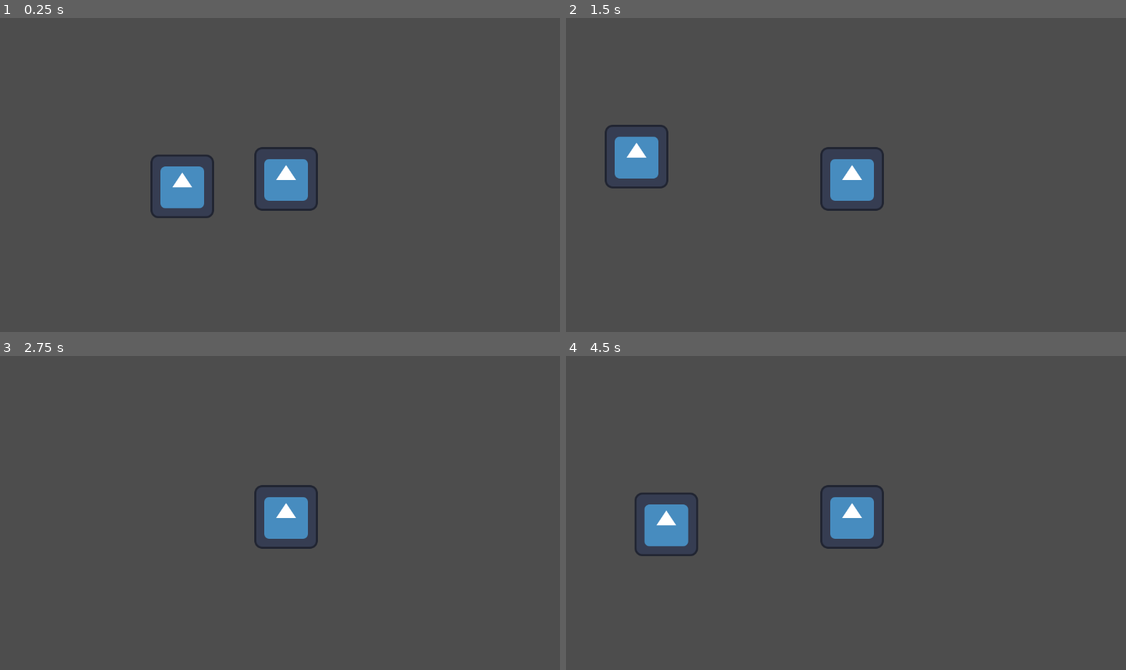
Above: before the commit, frames 1-4 (two rows, left to right).
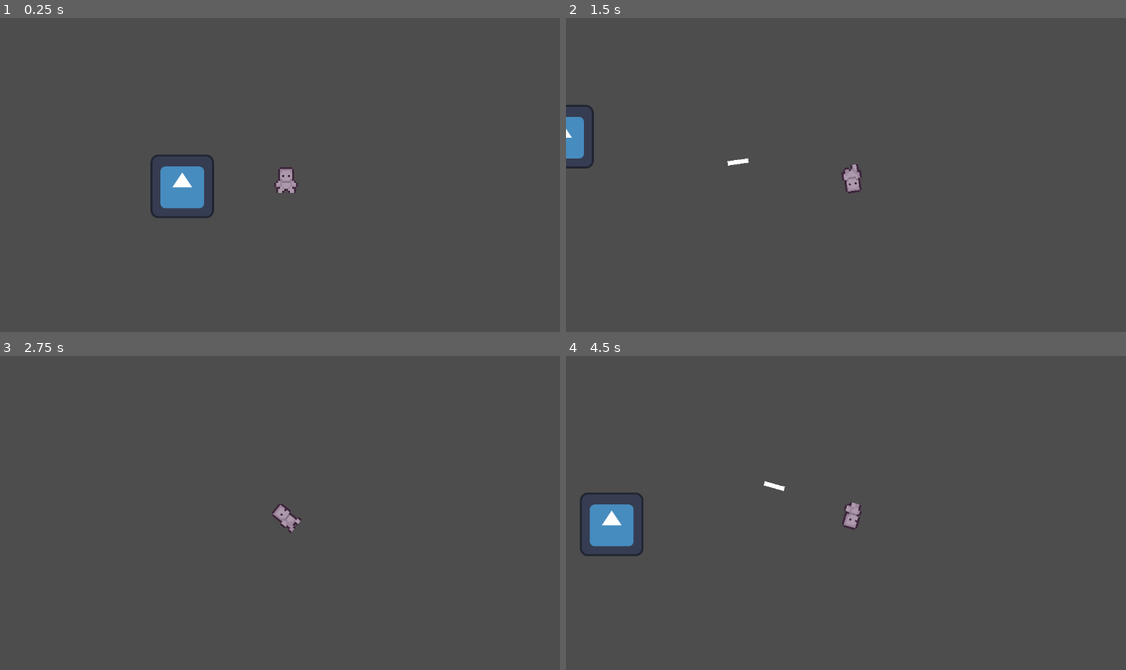
Above: after the commit, the same moments.

Repository: Ron-Sungcang/GameJam-2-2026
Game: Godot game, scene res://scenes/main.tscn
The game is run twice, just before and just after one commit, with the same random seed, the same clock (stepped at 60 frames per second) and the same inputs. The engine's default icon, where the game draws it, is replaced by a stand-in: a white triangle on a blue panel in a dark square.
Inputs (mouse positions are in pixels of both pictures, inside the frame that each line leads up to):
- Up to frame 1 (0.25 s): no input
- Up to frame 2 (1.5 s): tap Enter at 0.5 s; move the mouse to (980, 162) at 0.52 s; hold D (right) 0.53-1.28 s; tap Space (fire, bound only after the commit) at 0.6, 1.35 s; move the mouse to (739, 193) at 1.27 s; hold S (down) from 1.28 s (still down)
- Up to frame 3 (2.75 s): move the mouse to (341, 447) at 2.02 s; release S (down) at 2.03 s; hold D (right) from 2.03 s (still down); tap Space (fire, bound only after the commit) at 2.1 s
- Up to frame 4 (4.5 s): move the mouse to (823, 582) at 2.77 s; release D (right) at 2.78 s; hold W (up) 2.78-3.53 s; tap Space (fire, bound only after the commit) at 2.85, 3.5, 3.6, 4.35 s; move the mouse to (1025, 566) at 3.52 s; hold A (left) from 3.53 s (still down); move the mouse to (678, 469) at 4.27 s

The runs differ from the first frame. In frame 1, 1.3% of the frame differs, in the area x 45-57%, y 41-62%; in frame 2, 3.3%; in frame 3, 1.3%; in frame 4, 4.0%, in the area x 2-57%, y 39-64%.

Commit message:
Added prototype animations, and added a shooting mechanic

Diff:
--- a/project.godot
+++ b/project.godot
@@ -45,3 +45,13 @@
 , Object(InputEventKey,"resource_local_to_scene":false,"resource_name":"","device":-1,"window_id":0,"alt_pressed":false …(186 unchanged characters)…
 ]
 }
+fire={
+"deadzone": 0.2,
+"events": [Object(InputEventKey,"resource_local_to_scene":false,"resource_name":"","device":-1,"window_id":0,"alt_pressed":false,"shift_pressed":false,"ctrl_pressed":false,"meta_pressed":false,"pressed":false,"keycode":0,"physical_keycode":32,"key_label":0,"unicode":32,"location":0,"echo":false,"script":null)
+, Object(InputEventMouseButton,"resource_local_to_scene":false,"resource_name":"","device":-1,"window_id":0,"alt_pressed":false,"shift_pressed":false,"ctrl_pressed":false,"meta_pressed":false,"button_mask":1,"position":Vector2(402, 13),"global_position":Vector2(411, 61),"factor":1.0,"button_index":1,"canceled":false,"pressed":true,"double_click":false,"script":null)
+]
+}
+
+[rendering]
+
+textures/canvas_textures/default_texture_filter=0
--- /dev/null
+++ b/scenes/bullet.tscn
@@ -0,0 +1,17 @@
+[gd_scene load_steps=3 format=3 uid="uid://cvnkeeafj7121"]
+
+[ext_resource type="Texture2D" uid="uid://ddxem456idppd" path="res://assets/bullet/white_square.jpg" id="1_mkf8s"]
+
+[sub_resource type="RectangleShape2D" id="RectangleShape2D_y25gk"]
+size = Vector2(46, 10)
+
+[node name="Bullet" type="RigidBody2D"]
+gravity_scale = 0.0
+
+[node name="CollisionShape2D" type="CollisionShape2D" parent="."]
+shape = SubResource("RectangleShape2D_y25gk")
+
+[node name="Sprite2D" type="Sprite2D" parent="."]
+position = Vector2(9.536743e-07, -0.4859488)
+scale = Vector2(-0.20938598, -0.04347548)
+texture = ExtResource("1_mkf8s")
--- /dev/null
+++ b/scenes/feet_1.tscn
@@ -0,0 +1,3 @@
+[gd_scene format=3 uid="uid://drd3rl0dorwff"]
+
+[node name="feet1" type="CharacterBody2D"]
--- a/scenes/player.tscn
+++ b/scenes/player.tscn
@@ -1,28 +1,137 @@
-[gd_scene load_steps=5 format=3 uid="uid://cja1460ph2rjk"]
+[gd_scene load_steps=18 format=3 uid="uid://cja1460ph2rjk"]
 
-[ext_resource type="Texture2D" uid="uid://bu5t4utylnls3" path="res://assets/icon.svg" id="1_3vyb7"]
 [ext_resource type="Script" uid="uid://brobt7y25dq13" path="res://scripts/player/player.gd" id="1_g2els"]
+[ext_resource type="Texture2D" uid="uid://c6luers0a0ktf" path="res://assets/player/prototype_character.png" id="2_g2els"]
+
+[sub_resource type="AtlasTexture" id="AtlasTexture_qhqgy"]
+atlas = ExtResource("2_g2els")
+region = Rect2(0, 0, 32, 32)
+
+[sub_resource type="AtlasTexture" id="AtlasTexture_dqkch"]
+atlas = ExtResource("2_g2els")
+region = Rect2(32, 0, 32, 32)
 
 [sub_resource type="AtlasTexture" id="AtlasTexture_g2els"]
-atlas = ExtResource("1_3vyb7")
-region = Rect2(0, 0, 128, 128)
+atlas = ExtResource("2_g2els")
+region = Rect2(0, 96, 32, 32)
+
+[sub_resource type="AtlasTexture" id="AtlasTexture_qlg0r"]
+atlas = ExtResource("2_g2els")
+region = Rect2(32, 96, 32, 32)
+
+[sub_resource type="AtlasTexture" id="AtlasTexture_tuyoq"]
+atlas = ExtResource("2_g2els")
+region = Rect2(64, 96, 32, 32)
+
+[sub_resource type="AtlasTexture" id="AtlasTexture_fjrip"]
+atlas = ExtResource("2_g2els")
+region = Rect2(96, 96, 32, 32)
+
+[sub_resource type="AtlasTexture" id="AtlasTexture_smehm"]
+atlas = ExtResource("2_g2els")
+region = Rect2(0, 128, 32, 32)
+
+[sub_resource type="AtlasTexture" id="AtlasTexture_ur7pv"]
+atlas = ExtResource("2_g2els")
+region = Rect2(32, 128, 32, 32)
+
+[sub_resource type="AtlasTexture" id="AtlasTexture_y4r1p"]
+atlas = ExtResource("2_g2els")
+region = Rect2(64, 128, 32, 32)
+
+[sub_resource type="AtlasTexture" id="AtlasTexture_d2wvv"]
+atlas = ExtResource("2_g2els")
+region = Rect2(96, 128, 32, 32)
+
+[sub_resource type="AtlasTexture" id="AtlasTexture_3v2ag"]
+atlas = ExtResource("2_g2els")
+region = Rect2(0, 160, 32, 32)
+
+[sub_resource type="AtlasTexture" id="AtlasTexture_jej6c"]
+atlas = ExtResource("2_g2els")
+region = Rect2(32, 160, 32, 32)
+
+[sub_resource type="AtlasTexture" id="AtlasTexture_f1ej7"]
+atlas = ExtResource("2_g2els")
+region = Rect2(64, 160, 32, 32)
+
+[sub_resource type="AtlasTexture" id="AtlasTexture_oprun"]
+atlas = ExtResource("2_g2els")
+region = Rect2(96, 160, 32, 32)
 
 [sub_resource type="SpriteFrames" id="SpriteFrames_qhqgy"]
 animations = [{
 "frames": [{
 "duration": 1.0,
-"texture": SubResource("AtlasTexture_g2els")
+"texture": SubResource("AtlasTexture_qhqgy")
+}, {
+"duration": 1.0,
+"texture": SubResource("AtlasTexture_dqkch")
 }],
 "loop": true,
-"name": &"default",
+"name": &"idle",
+"speed": 5.0
+}, {
+"frames": [{
+"duration": 1.0,
+"texture": SubResource("AtlasTexture_g2els")
+}, {
+"duration": 1.0,
+"texture": SubResource("AtlasTexture_qlg0r")
+}, {
+"duration": 1.0,
+"texture": SubResource("AtlasTexture_tuyoq")
+}, {
+"duration": 1.0,
+"texture": SubResource("AtlasTexture_fjrip")
+}],
+"loop": true,
+"name": &"walk_down",
+"speed": 5.0
+}, {
+"frames": [{
+"duration": 1.0,
+"texture": SubResource("AtlasTexture_smehm")
+}, {
+"duration": 1.0,
+"texture": SubResource("AtlasTexture_ur7pv")
+}, {
+"duration": 1.0,
+"texture": SubResource("AtlasTexture_y4r1p")
+}, {
+"duration": 1.0,
+"texture": SubResource("AtlasTexture_d2wvv")
+}],
+"loop": true,
+"name": &"walk_right",
+"speed": 5.0
+}, {
+"frames": [{
+"duration": 1.0,
+"texture": SubResource("AtlasTexture_3v2ag")
+}, {
+"duration": 1.0,
+"texture": SubResource("AtlasTexture_jej6c")
+}, {
+"duration": 1.0,
+"texture": SubResource("AtlasTexture_f1ej7")
+}, {
+"duration": 1.0,
+"texture": SubResource("AtlasTexture_oprun")
+}],
+"loop": true,
+"name": &"walk_up",
 "speed": 5.0
 }]
 
 [node name="Player" type="CharacterBody2D"]
+scale = Vector2(4, 4)
 script = ExtResource("1_g2els")
 
 [node name="AnimatedSprite2D" type="AnimatedSprite2D" parent="."]
 sprite_frames = SubResource("SpriteFrames_qhqgy")
-frame_progress = 0.8873056
+animation = &"walk_down"
+frame = 1
+frame_progress = 0.12753679
 
 [node name="Camera2D" type="Camera2D" parent="."]
--- a/scripts/player/player.gd
+++ b/scripts/player/player.gd
@@ -1,7 +1,10 @@
 extends CharacterBody2D
 
 
-const SPEED = 300.0
+const SPEED = 500.0
+@onready var animated_sprite_2d: AnimatedSprite2D = $AnimatedSprite2D
+var bullet_speed = 2000
+var bullet = preload("res://scenes/bullet.tscn")
 
 func _physics_process(delta: float) -> void:
 	process_movement()
@@ -13,3 +16,29 @@
 	var direction := Input.get_vector("left","right","up","down")
 
 	velocity = direction * SPEED
+	look_at(get_global_mouse_position())
+
+	play_animation(direction)
+
+	if Input.is_action_just_pressed("fire"):
+		fire()
+
+
+func play_animation(dir: Vector2) -> void:
+	if dir.x == 0 and dir.y == 0:
+		animated_sprite_2d.play("idle")
+	if dir.x != 0:
+		animated_sprite_2d.flip_h = dir.x < 0
+		animated_sprite_2d.play("walk_right")
+	if dir.y < 0:
+		animated_sprite_2d.play("walk_up")
+	if dir.y > 0:
+		animated_sprite_2d.play("walk_down")
+
+func fire():
+	var bullet_instance = bullet.instantiate()
+	bullet_instance.global_position = global_position
+	bullet_instance.global_rotation = global_rotation
+	get_tree().root.add_child(bullet_instance)
+	var direction = Vector2.RIGHT.rotated(global_rotation)
+	bullet_instance.apply_central_impulse(direction * bullet_speed)
Binary file added: assets/bullet/white_square.jpg
Not shown, added: assets/bullet/white_square.jpg.import
Binary file added: assets/player/prototype_character.png
Not shown, added: assets/player/prototype_character.png.import
